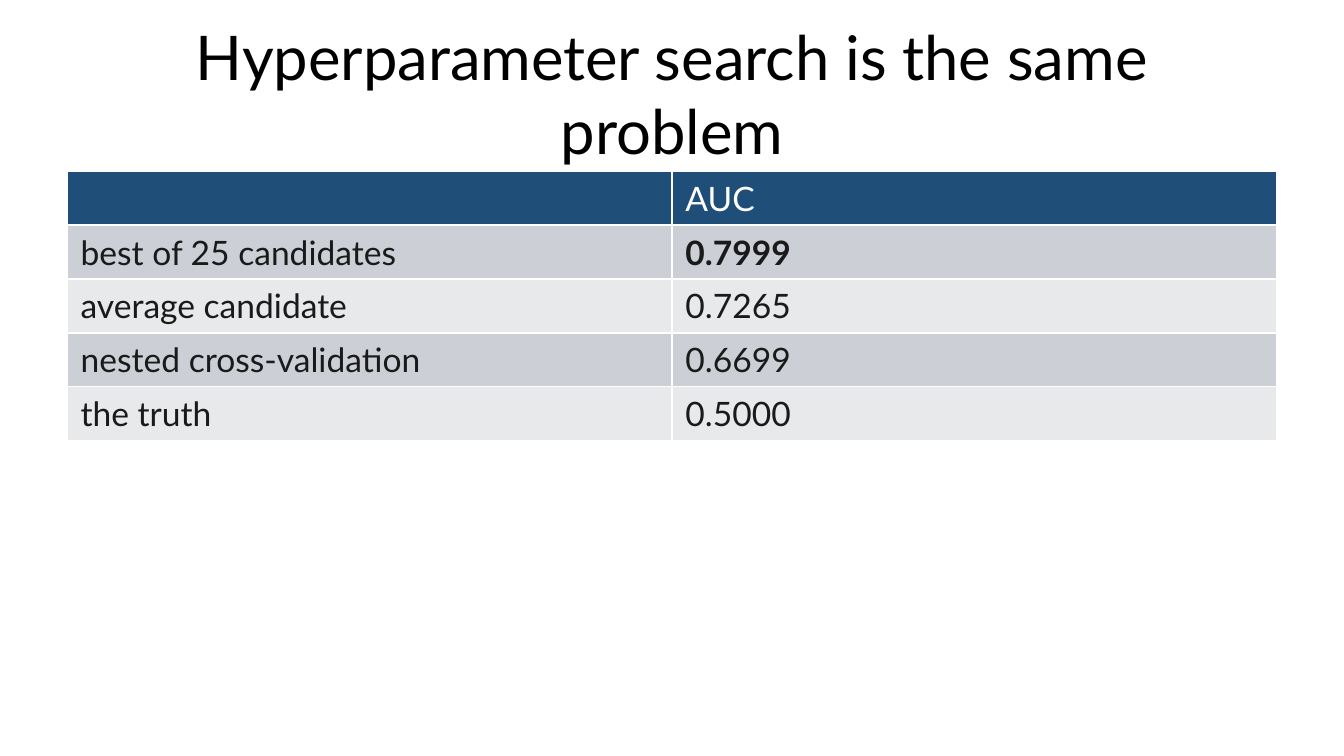
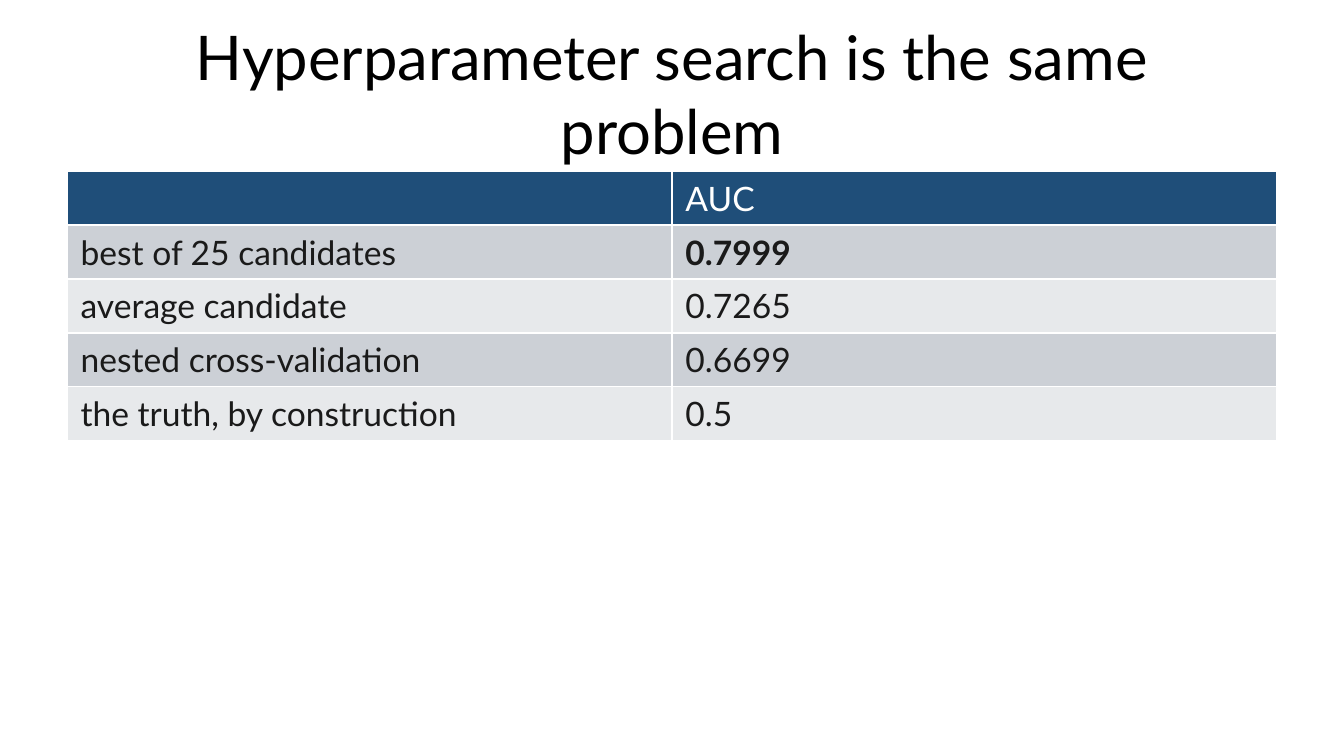
Before and after one commit to fabioantonini/technologies-for-artificial-intelligence, a slide deck: slide 36 of Lessons/05_experimental_methodology/Slides/experimental_methodology_slides.pptx. Drawn at 1344x756 pixels with LibreOffice and Linux fonts; fonts in the diff are those of the drawing; background and template pictures are left out. Boxes give left, top, right and bottom in pixels: in the first picture for what was removed or moved away, otherwise in the second. Text is boxed around its words. In the diff, an @@ line names an element or a change of style, - is before the commit and + after.

```diff
--- a/Lessons/05_experimental_methodology/Slides/experimental_methodology_slides.pptx
+++ b/Lessons/05_experimental_methodology/Slides/experimental_methodology_slides.pptx
@@ table at (67,172,1277,671) @@
-row 5, column 1: the truth
+row 5, column 1: the truth, by construction
-row 5, column 2: 0.5000
+row 5, column 2: 0.5
```
Also in this commit, not shown: 1 other slide changed, 4 other files.
